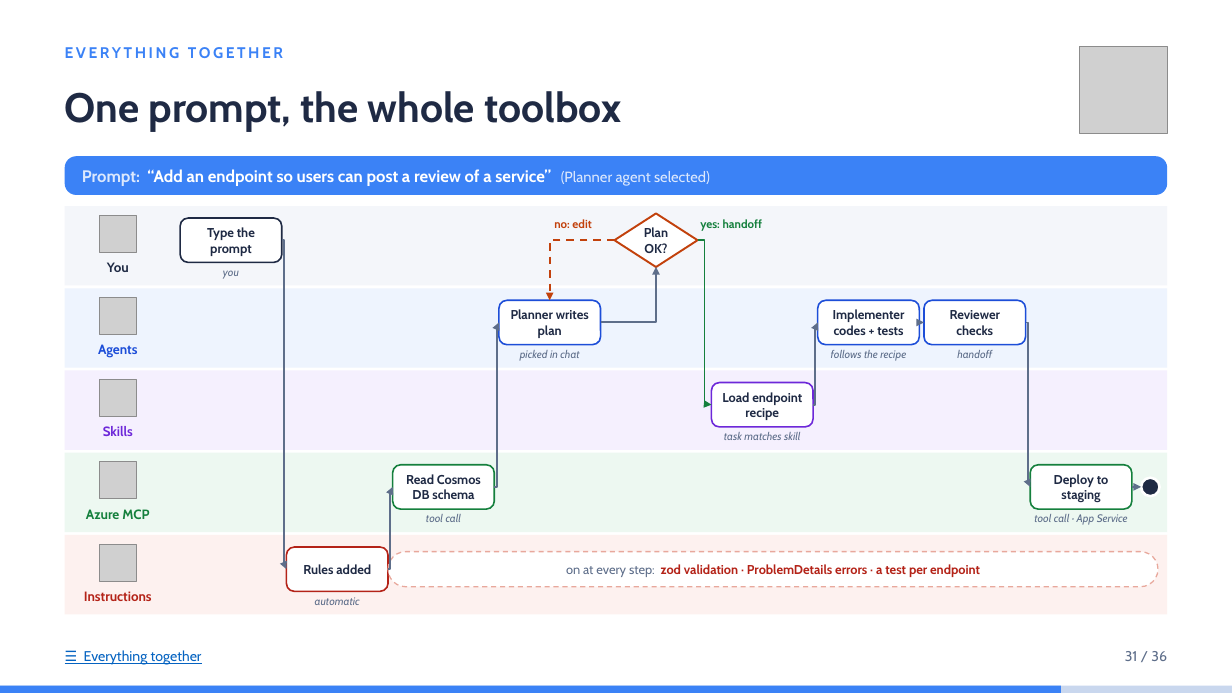
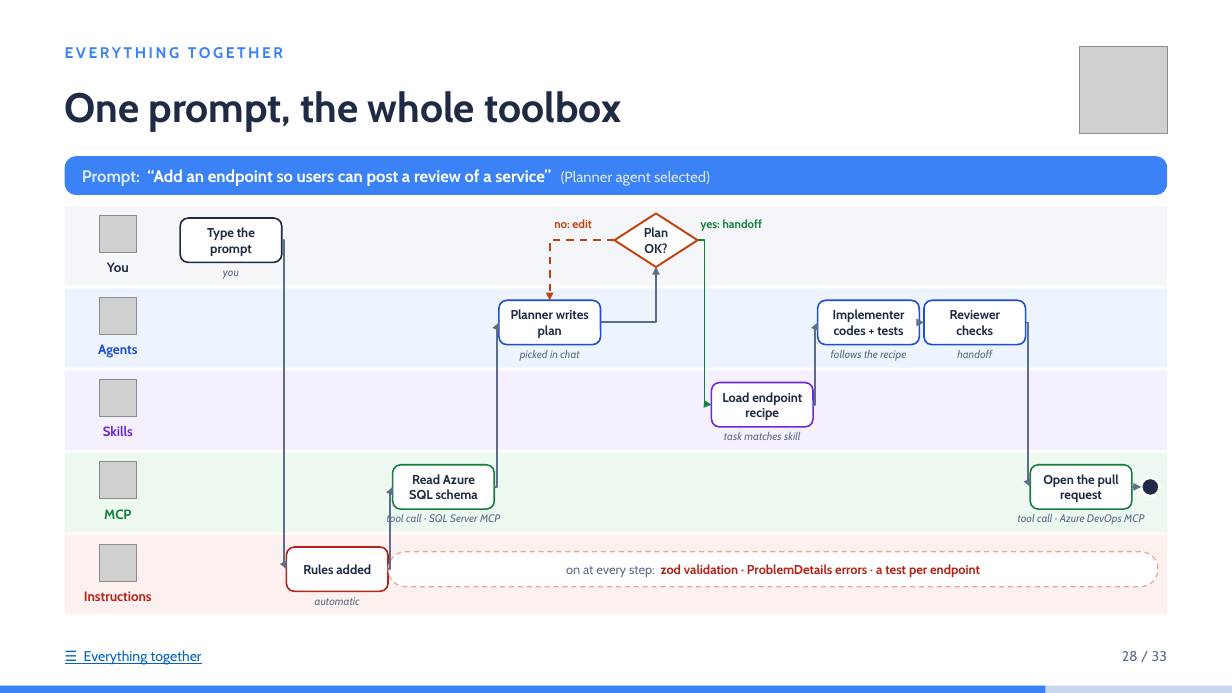
Before and after one commit to idoudist/ai-toolbox-presentation, a slide deck: slide 28 of hello-skills.pptx. Drawn at 1232x693 pixels with LibreOffice and Linux fonts; fonts in the diff are those of the drawing; grey boxes stand for pictures. Boxes give left, top, right and bottom in pixels: in the first picture for what was removed or moved away, otherwise in the second. Text is boxed around its words. In the diff, an @@ line names an element or a change of style, - is before the commit and + after.

```diff
--- a/hello-skills.pptx
+++ b/hello-skills.pptx
@@ text in rounded rectangle at (409, 474, 478, 499): text changed @@
-Read Cosmos DB schema
+Read Azure SQL schema
@@ text in rounded rectangle at (1043, 474, 1119, 502): text changed @@
-Deploy to staging
+Open the pull request
@@ text at (104, 509, 131, 519): text changed @@
-Azure MCP
+MCP
@@ text at (387, 513, 500, 525): text changed @@
-tool call
+tool call · SQL Server MCP
@@ text at (1018, 514, 1144, 525): text changed @@
-tool call · App Service
+tool call · Azure DevOps MCP
@@ text at (1122, 651, 1167, 661): text changed @@
-31 / 36
+28 / 33
@@ rectangle: place and size @@
-rectangle at (0, 686, 1061, 693)
+rectangle at (0, 686, 1045, 693)
```
Also in this commit, not shown: 28 other slides changed.
